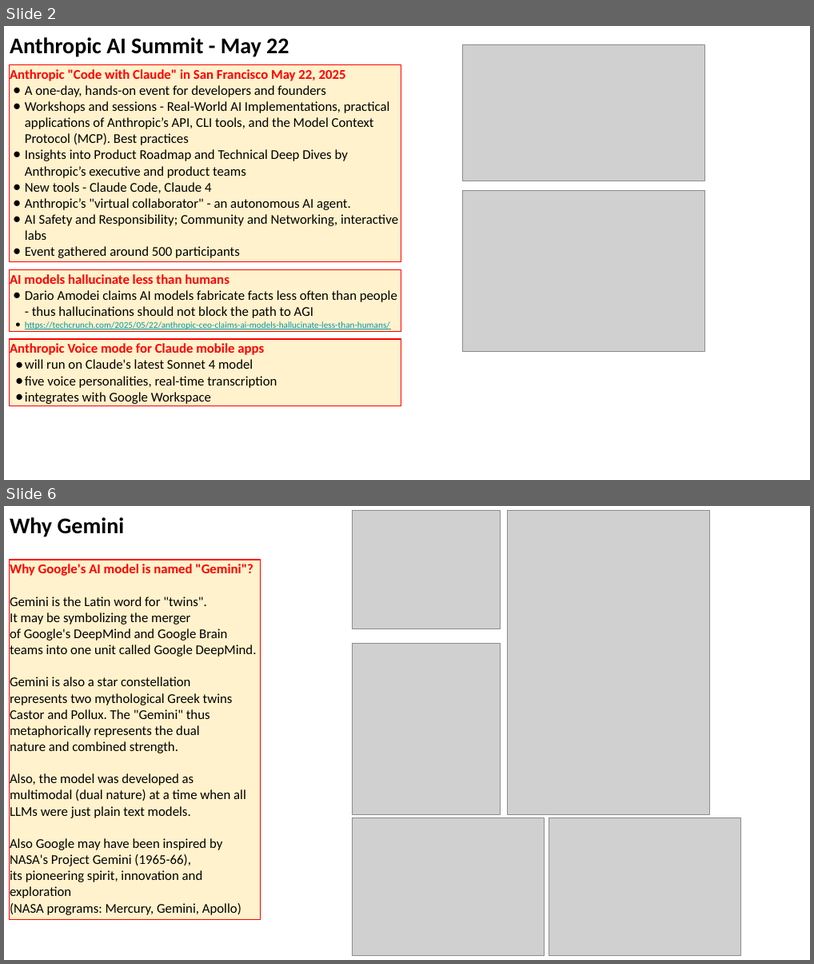
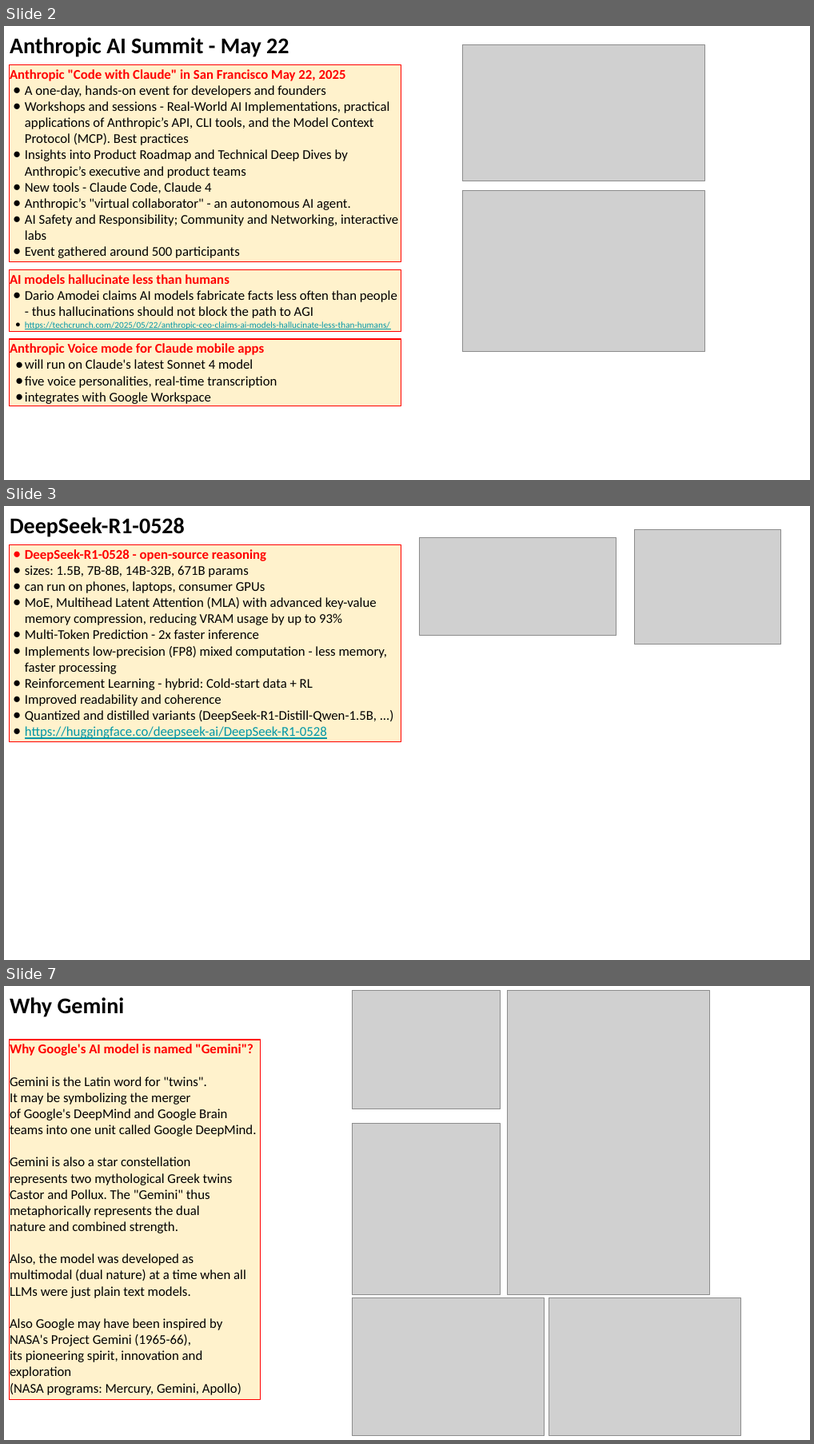
Before and after one commit to lselector/seminar, a slide deck: 2025/2025-05-30-AI-Updates.pptx. Shown one above the other, each under a label of ours: slides 2 and 6 before the commit, slides 2, 3 and 7 after it; the slides between them are not shown. The pictures are 814x964 and 814x1444 pixels, drawn with LibreOffice and Linux fonts; fonts in the diff are those of the drawing; grey boxes stand for pictures. Boxes give left, top, right and bottom in pixels: in the first picture for what was removed or moved away, otherwise in the second. Text is boxed around its words. In the diff, an @@ line names an element or a change of style, - is before the commit and + after.

```diff
--- a/2025/2025-05-30-AI-Updates.pptx
+++ b/2025/2025-05-30-AI-Updates.pptx
@@ slide 3 added at (4, 506, 810, 960), background #FFFFFF @@
@@ text added at (10, 517, 185, 537), 20 pt, text #000000, bold @@
+DeepSeek-R1-0528
@@ picture added at (635, 529, 782, 644) @@
@@ rectangle added at (9, 544, 402, 741), fill #FFF2CC, outline #FF0000 0.75 pt, 12 pt, text #000000 @@
+● DeepSeek-R1-0528 - open-source reasoning
+● sizes: 1.5B, 7B-8B, 14B-32B, 671B params
+● can run on phones, laptops, consumer GPUs
+● MoE, Multihead Latent Attention (MLA) with advanced key-value memory compression, reducing VRAM usage by up to 93%
+● Multi-Token Prediction - 2x faster inference
+● Implements low-precision (FP8) mixed computation - less memory, faster processing
+● Reinforcement Learning - hybrid: Cold-start data + RL
+● Improved readability and coherence
+● Quantized and distilled variants (DeepSeek-R1-Distill-Qwen-1.5B, ...)
+● https://huggingface.co/deepseek-ai/DeepSeek-R1-0528
@@ picture added at (420, 537, 617, 636) @@
@@ what was slide 6 is now slide 7 @@
```
Also in this commit, not shown: 10 slides changed, 1 other slide added, 1 slide removed.
